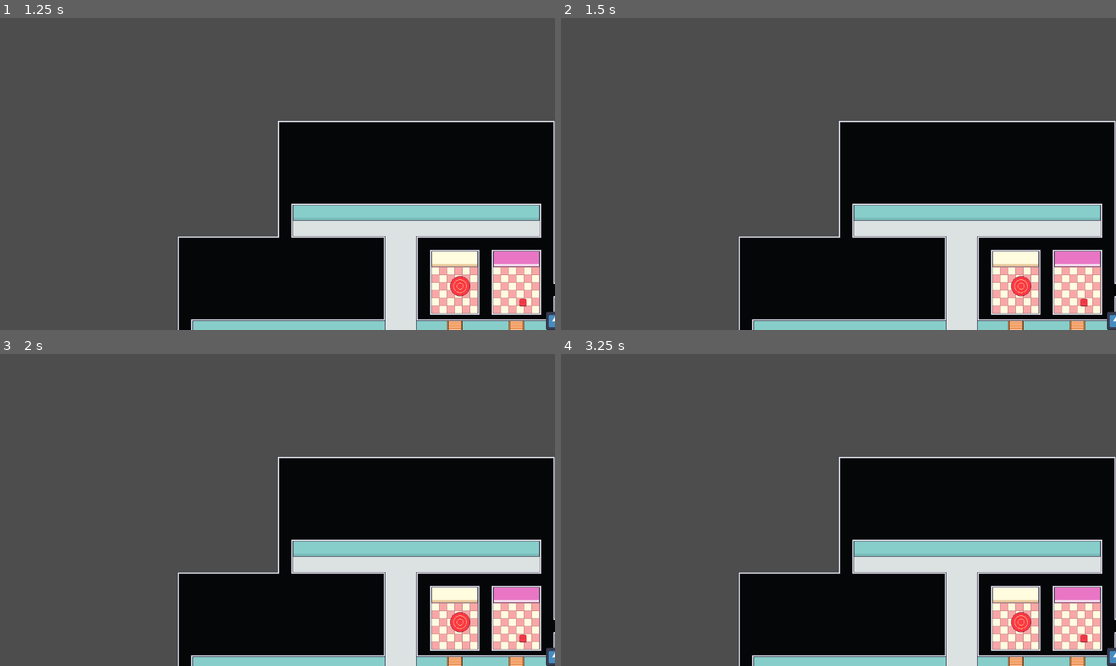
Above: before the commit, frames 1-4 (two rows, left to right).
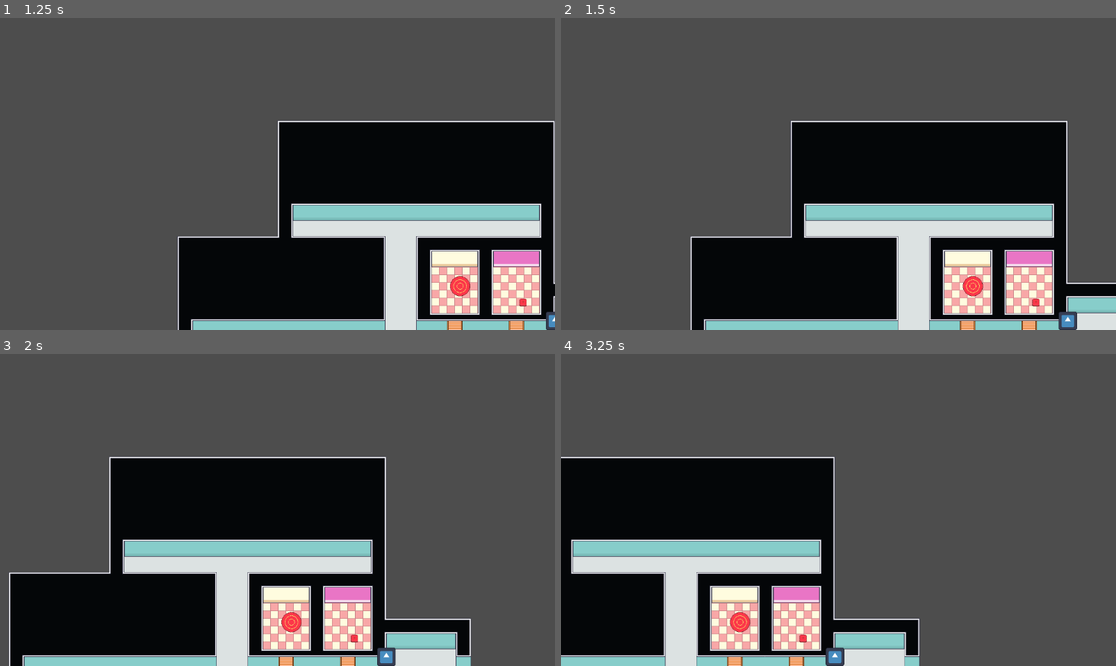
Above: after the commit, the same moments.

Repository: Tausva/DogShelter
Game: Godot game, scene res://scenes/tausva_test_scene.tscn
The game is run twice, just before and just after one commit, with the same random seed, the same clock (stepped at 60 frames per second) and the same inputs. This scene is started directly instead of the project's main scene. The engine's default icon, where the game draws it, is replaced by a stand-in: a white triangle on a blue panel in a dark square.
Inputs (mouse positions are in pixels of both pictures, inside the frame that each line leads up to):
- Up to frame 1 (1.25 s): click "Buy" at 0.5 s
- Up to frame 2 (1.5 s): tap Enter at 1.25 s; move the mouse to (960, 158) at 1.27 s; hold D (Right, bound only after the commit) from 1.28 s (still down); click (960, 158) at 1.42 s
- Up to frame 3 (2 s): keep holding D (Right, bound only after the commit)
- Up to frame 4 (3.25 s): release D (Right, bound only after the commit) at 2 s; drag from (727, 525) to (1077, 619) at 2.02 s; tap Space at 2.75 s; move the mouse to (894, 441) at 2.77 s; hold D (Right, bound only after the commit) from 2.78 s (still down); click (894, 441) at 2.92 s

Frame 1 is identical in both runs. In frame 2, 19% of the frame differs, in the area x 23-100%, y 32-100%; in frame 3, 47%; in frame 4, 63%, in the area x 0-100%, y 32-100%.

Commit message:
improved camera controller

Diff:
--- a/project.godot
+++ b/project.godot
@@ -15,6 +15,34 @@
 config/features=PackedStringArray("4.3", "Mobile")
 config/icon="res://icon.svg"
 
+
+[input]
+
+Left={
+"deadzone": 0.5,
+"events": [Object(InputEventKey,"resource_local_to_scene":false,"resource_name":"","device":-1,"window_id":0,"alt_pressed":false,"shift_pressed":false,"ctrl_pressed":false,"meta_pressed":false,"pressed":false,"keycode":0,"physical_keycode":65,"key_label":0,"unicode":97,"location":0,"echo":false,"script":null)
+, Object(InputEventKey,"resource_local_to_scene":false,"resource_name":"","device":-1,"window_id":0,"alt_pressed":false,"shift_pressed":false,"ctrl_pressed":false,"meta_pressed":false,"pressed":false,"keycode":0,"physical_keycode":4194319,"key_label":0,"unicode":0,"location":0,"echo":false,"script":null)
+]
+}
+Right={
+"deadzone": 0.5,
+"events": [Object(InputEventKey,"resource_local_to_scene":false,"resource_name":"","device":-1,"window_id":0,"alt_pressed":false,"shift_pressed":false,"ctrl_pressed":false,"meta_pressed":false,"pressed":false,"keycode":0,"physical_keycode":68,"key_label":0,"unicode":100,"location":0,"echo":false,"script":null)
+, Object(InputEventKey,"resource_local_to_scene":false,"resource_name":"","device":-1,"window_id":0,"alt_pressed":false,"shift_pressed":false,"ctrl_pressed":false,"meta_pressed":false,"pressed":false,"keycode":0,"physical_keycode":4194321,"key_label":0,"unicode":0,"location":0,"echo":false,"script":null)
+]
+}
+Up={
+"deadzone": 0.5,
+"events": [Object(InputEventKey,"resource_local_to_scene":false,"resource_name":"","device":-1,"window_id":0,"alt_pressed":false,"shift_pressed":false,"ctrl_pressed":false,"meta_pressed":false,"pressed":false,"keycode":0,"physical_keycode":87,"key_label":0,"unicode":119,"location":0,"echo":false,"script":null)
+, Object(InputEventKey,"resource_local_to_scene":false,"resource_name":"","device":-1,"window_id":0,"alt_pressed":false,"shift_pressed":false,"ctrl_pressed":false,"meta_pressed":false,"pressed":false,"keycode":0,"physical_keycode":4194320,"key_label":0,"unicode":0,"location":0,"echo":false,"script":null)
+]
+}
+Down={
+"deadzone": 0.5,
+"events": [Object(InputEventKey,"resource_local_to_scene":false,"resource_name":"","device":-1,"window_id":0,"alt_pressed":false,"shift_pressed":false,"ctrl_pressed":false,"meta_pressed":false,"pressed":false,"keycode":0,"physical_keycode":83,"key_label":0,"unicode":115,"location":0,"echo":false,"script":null)
+, Object(InputEventKey,"resource_local_to_scene":false,"resource_name":"","device":-1,"window_id":0,"alt_pressed":false,"shift_pressed":false,"ctrl_pressed":false,"meta_pressed":false,"pressed":false,"keycode":0,"physical_keycode":4194322,"key_label":0,"unicode":0,"location":0,"echo":false,"script":null)
+]
+}
+
 [rendering]
 
 renderer/rendering_method="mobile"
--- a/scenes/camera_controller/camera_controller.gd
+++ b/scenes/camera_controller/camera_controller.gd
@@ -4,6 +4,11 @@
 @export var zoom_maximum: float = 2.5
 @export var zoom_speed: float = .3
 @export var camera_speed: float = 200
+
+@export var maximum_left: float = -120
+@export var maximum_right: float = 740
+@export var maximum_top: float = -85
+@export var maximum_bottom: float = 750
 
 var edge_margin: float = 5
 var viewport_size: Vector2
@@ -17,26 +22,35 @@
 	var mouse_position = get_viewport().get_mouse_position()
 	var move_vector = Vector2.ZERO
 
-	if mouse_position.x <= edge_margin:
-		move_vector.x = -camera_speed * delta
-	elif mouse_position.x >= viewport_size.x - edge_margin:
-		move_vector.x = + camera_speed * delta
+	if mouse_position.x <= edge_margin or Input.is_action_pressed("Left"):
+		move_vector.x = -camera_speed * delta / zoom.x
+	elif mouse_position.x >= viewport_size.x - edge_margin or Input.is_action_pressed("Right"):
+		move_vector.x = + camera_speed * delta / zoom.x
 
-	if mouse_position.y <= edge_margin:
-		move_vector.y = -camera_speed * delta
-	elif mouse_position.y >= viewport_size.y - edge_margin:
-		move_vector.y = + camera_speed * delta
+	if mouse_position.y <= edge_margin or Input.is_action_pressed("Up"):
+		move_vector.y = -camera_speed * delta / zoom.y
+	elif mouse_position.y >= viewport_size.y - edge_margin or Input.is_action_pressed("Down"):
+		move_vector.y = + camera_speed * delta / zoom.y
 
 	position += move_vector
 
+	if position.x < maximum_left:
+		position.x = maximum_left
+	elif position.x > maximum_right:
+		position.x = maximum_right
+
+	if position.y < maximum_top:
+		position.y = maximum_top
+	elif position.y > maximum_bottom:
+		position.y = maximum_bottom
+
 
 func _input(event: InputEvent) -> void:
-	#if event.is_action("MouseWheelDown"):
 	if event is InputEventMouseButton:
 		if event.is_pressed():
-			if event.button_index == MOUSE_BUTTON_WHEEL_UP:
+			if event.button_index == MOUSE_BUTTON_WHEEL_DOWN:
 				if zoom.x > zoom_minimum:
 					zoom -= Vector2(zoom_speed, zoom_speed)
-			if event.button_index == MOUSE_BUTTON_WHEEL_DOWN:
+			if event.button_index == MOUSE_BUTTON_WHEEL_UP:
 				if zoom.x < zoom_maximum:
 					zoom += Vector2(zoom_speed, zoom_speed)
--- a/scenes/camera_controller/camera_controller.tscn
+++ b/scenes/camera_controller/camera_controller.tscn
@@ -3,8 +3,7 @@
 [ext_resource type="Script" path="res://scenes/camera_controller/camera_controller.gd" id="1_a1ti7"]
 
 [node name="CameraController" type="Camera2D"]
-limit_left = -1000
-limit_top = -1000
-limit_right = 1000
-limit_bottom = 1000
 script = ExtResource("1_a1ti7")
+zoom_minimum = 0.7
+zoom_speed = 0.05
+camera_speed = 500.0
